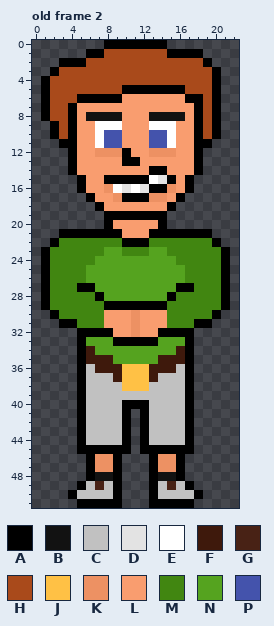
Pixel-art file: WIP/Doofus3.aseprite. The picture above is the old version.
29x58 pixels, 2 frames. Colours within 5 levels of each other are drawn and written as one. Shown: old frame 2. The old version is drawn lined up with the new one, on the new canvas.
Palette (. is transparent): A #000000  B #121212  C #c1c1c1  D #e3e3e3  E #ffffff  F #3e190c  G #482215  H #a94a1b  J #ffc145  K #ed9163  L #f99d6f  M #418611  N #55a31f  P #4453ac
Pixels before, old frame 2, first column x 1:
 0 .......AAAAAAA.......
 1 .....AAHHHHHHHAAAA...
 2 ..AAAHHHHHHHHHHHHHA..
 3 .AHHHHHHHHHHHHHHHHHA.
 4 AHHHHHHHHHHHHHHHHHHA.
 5 AHHHHHHHHAAAAAAAHHHA.
 6 AHHHAAAAALLLLLLLAAHA.
 7 AHHALLLLLLLLLLLLLAHA.
 8 AHHALBBBBLLLBBBBLAHA.
 9 .AHALLEEELLLEEELLAHA.
10 .AHALLEPPLLLPPELLAHA.
11 ..AALLEPPLLLPPELLAA..
12 ...ALLKKKALLKKKLLA...
13 ...ALLLLLAALLLLLLA...
14 ...ALLLLLLLLAALLLA...
15 ....ALLAAAAAEDALA....
16 ....ALLKEDEDAAKLA....
17 .....ALLKAAAKKLA.....
18 ......ALLLLLLLA......
19 .......AAAAAAA.......
20 .......ALLLLLA.......
21 ..AAAAAAALLLAAAAAAA..
22 .AMMMMMMMAAAMMMMMMMA.
23 AMMMMMMNNMMMNNMMMMMMA
24 AMMMMMNNNNNNNNNMMMMMA
25 AMMMMNNNNNNNNNNNMMMMA
26 AMMMMNNNNNNNNNNNMMMMA
27 AMMMAANNNNNNNNNAAMMMA
28 AMMMMMANNNNNNNAMMMMMA
29 AMMMMMMAAAAAAAMMMMMMA
30 .AMMMMMLLLKLLLMMMMMA.
31 ..AAMMMLLLKLLLMMMAA..
32 ....AAAALLKLLAAAA....
33 ....ANNNAAAAANNNA....
34 ....AFNNNNNNNNNFA....
35 ....AFFFNNNNNFFFA....
36 ....ACFFFJJJFFFCA....
37 ....ACCCFJJJFCCCA....
38 ....ACCCCJJJCCCCA....
39 ....ACCCCCCCCCCCA....
40 ....ACCCCAAACCCCA....
41 ....ACCCCA.ACCCCA....
42 ....ACCCCA.ACCCCA....
43 ....ACCCCA.ACCCCA....
44 ....ACCCCA.ACCCCA....
45 ....AAAAAA.AAAAAA....
46 .....AKKA...AKKA.....
47 .....AKKA...AKKA.....
48 .....ABBA...ABBA.....
49 ....ACGCA...ACGCA....
50 ...ACCCCA...ACCCCA...
51 ....AAAAA...AAAAA....
New version:
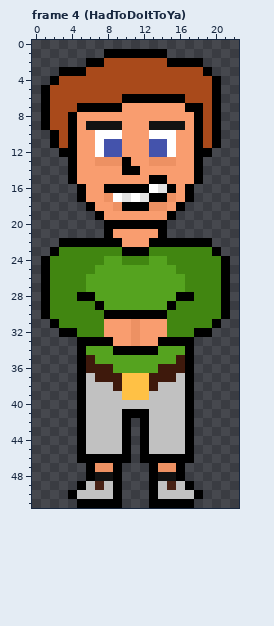
A new or re-ordered frame is compared with the old frame closest to it.
Change:
canvas 29x58 -> 23x52, the old top-left corner now at -3,-6 (the part of the old canvas that was cut away was empty and is not shown)
frames 2 -> 4
Changed rows in their new state; - is an unchanged pixel.
Frame 4 (HadToDoItToYa) is new; against old frame 2:
first column x 1:
 0 -------.......-------
 1 -----..AAAAAAA....---
 2 --...AA-------AAAA.--
 3 -.AAA-------------A.-
 4 .A-------------------
 5 ---------HHHHHHH-----
 6 ----HHHHHAAAAAAAHH---
 7 ---HAAAAA-------A----
 8 -----LLLL---LLLL-----
 9 AH---BBBB---BBBB-----
10 -------EE---EE-------
11 -AH---------------HA-
12 --A---EPPL--PPE---A--
13 ------KKK-L-KKK------
14 ---------AA-LL-------
15 ---AL--LLLLLAAL-LA---
16 -------AAAAAEDA------
17 ----AL-KEDEDAAKLA----
18 -----AL-KAAAKKLA-----
19 ------ALLLLLLLA------
20 --------AAAAA--------
21 --.....-L---L-.....--
22 -.AAAAAAALLLAAAAAAA.-
23 .A-----MMAAAMM-----A.
24 ------M--MMM--M------
25 -----M---------M-----
27 ----MN---------NM----
28 ----AAN-------NAA----
29 ------ANNNNNNNA------
30 AM-----AAAAAAA-----MA
31 -AMM-------------MMA-
32 --AAMMML-----LMMMAA--
33 -----AAALLKLLAAA-----
34 -----N--AAAAA--N-----
35 ------NN-----NN------
36 -----F--NNNNN--F-----
37 ------FF-----FF------
38 --------F---F--------
39 ---------JJJ---------
40 ---------CCC---------
41 ----------A----------
first column x 5:
45 -CCCC---CCCC-
46 A-AA-A-A-AA-A
Boxes around the changes in both pictures, in picture pixels (x1, y1, x2, y2):
changed: (41, 40, 230, 418)
changed: (77, 445, 194, 463)
